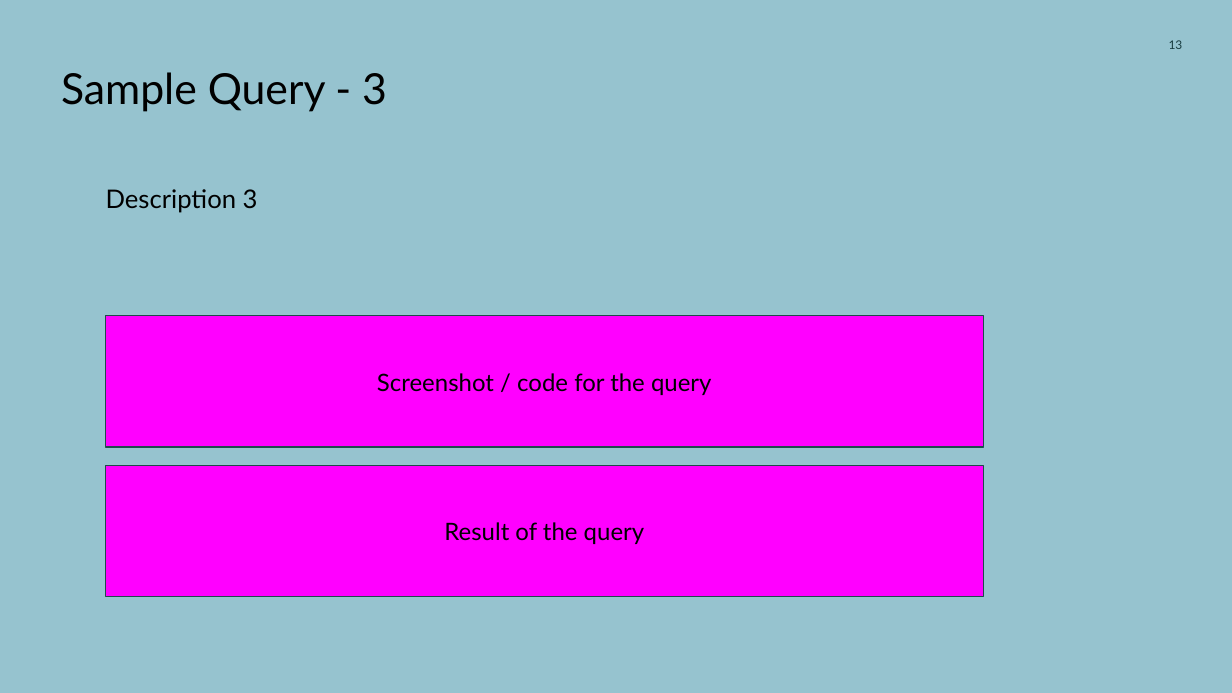
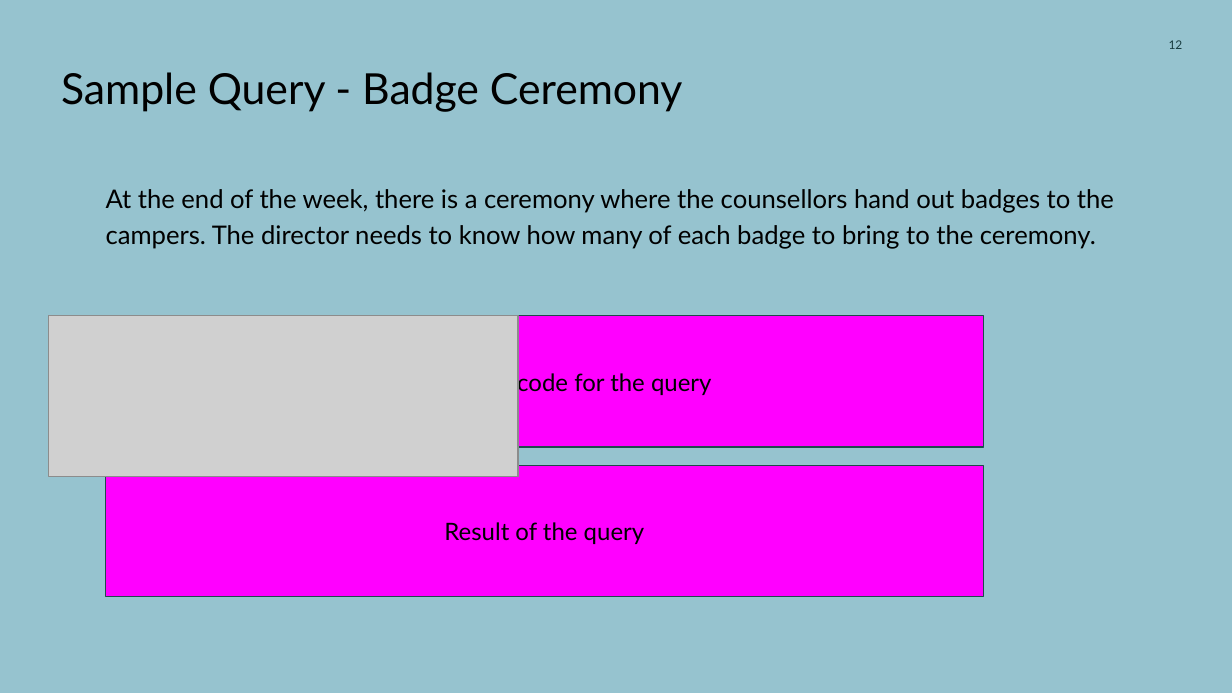
Before and after one commit to zhrangui/torontomu, a slide deck: slide 12 of Final Presentation.pptx (slide 13 before the commit). Drawn at 1232x693 pixels with LibreOffice and Linux fonts; fonts in the diff are those of the drawing; grey boxes stand for pictures. Boxes give left, top, right and bottom in pixels: in the first picture for what was removed or moved away, otherwise in the second. Text is boxed around its words. In the diff, an @@ line names an element or a change of style, - is before the commit and + after.

```diff
--- a/Final Presentation.pptx
+++ b/Final Presentation.pptx
@@ title at <box>61,72,683,112</box>: text changed @@
-Sample Query - 3
+Sample Query - Badge Ceremony
@@ title at <box>106,189,1114,249</box>: text changed @@
-Description 3
+At the end of the week, there is a ceremony where the counsellors hand out badges to the campers. The director needs to know how many of each badge to bring to the ceremony.
@@ picture added at <box>49,315,519,477</box> @@
```
Also in this commit, not shown: 16 other slides changed, 3 slides added, 5 other files.
